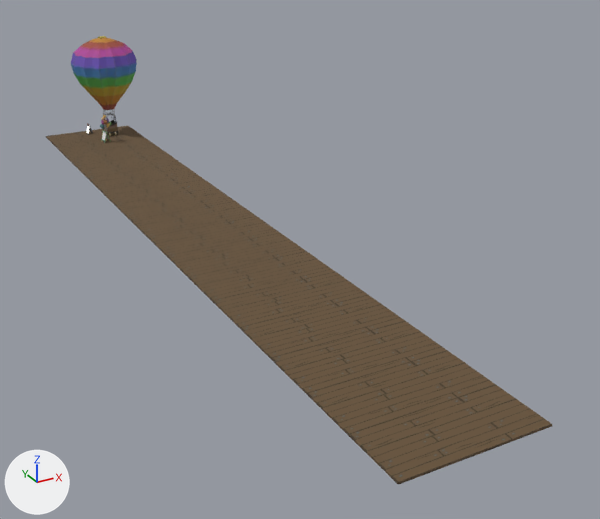
The glTF model public/models/stalls/stall_carny.glb as it was, and as the next commit left it.
Before and after are seen from a 50 mm camera at (-26.5, -66.7, 27.9) aimed at (6.3, -7.1, -1.9). The lights are fixed; the arrows at lower left show +X, +Y and +Z. The picture after the commit comes second. Where no turn or scale is listed for an object, it has been applied to the vertices.

The first picture shows 'Boardwalk', 'SM_Prop_Balloon_02', 'SM_Prop_Hot_Air_Balloon_01.002'.
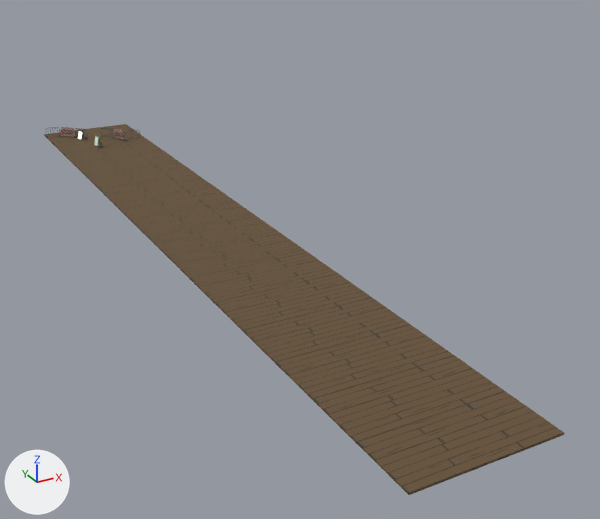
Where the change shows, as pixel boxes [x1, y1, x2, y2] in the pictures (600 x 519 px):
'Boardwalk', rescaled: before [46, 126, 552, 485]; after [44, 124, 564, 495]
'SM_Prop_Hot_Air_Balloon_01.002', deleted: before [71, 36, 137, 136]
'SM_Prop_Barricade_03', added: after [61, 127, 75, 137]
'SM_Prop_Balloon_02', deleted: before [100, 115, 111, 132]
'SM_Prop_Barricade_03.001', added: after [114, 129, 125, 141]

The edits, one by one:
Picture 'PolygonHorrorCarnival_Emissive_01_A' (img_polygonhorrorcarnival_emissive_01_a) is new.
Picture 'PolygonHorrorCarnival_Texture_01_A' (img_polygonhorrorcarnival_texture_01_a) is new.
Material 'PolygonHorrorCarnival_Mat_01_A' (mat_polygonhorrorcarnival_mat_01_a) is new.
Uses the picture img_polygonhorrorcarnival_emissive_01_a.
Uses the picture img_polygonhorrorcarnival_texture_01_a.
Mesh me_sm_prop_barricade_03 is new.
It has 192 vertices, 348 faces and spans x -1.0..1.0, y -0.2..0.2, z -0.69..0.69.
It uses material mat_polygonhorrorcarnival_mat_01_a.
Object 'Boardwalk' (ob_boardwalk) is rescaled from (38.6, 38.6, 38.6) to (38.6, 39.5, 38.6).
Object 'SM_Prop_Balloon_02' (ob_sm_prop_balloon_02) is deleted.
Object 'SM_Prop_Hot_Air_Balloon_01.002' (ob_sm_prop_hot_air_balloon_01_002) is deleted.
Object 'SM_Prop_Barricade_03.001' (ob_sm_prop_barricade_03_001) is new; it shows me_sm_prop_barricade_03.
Its location is (2.37, 31.97, 0.77).
Its rotation in degrees is (0, -0.2, 116).
Its scale is (0.887, 0.887, 0.887).
Object 'SM_Prop_Barricade_03' (ob_sm_prop_barricade_03) is new; it shows me_sm_prop_barricade_03.
Its location is (-2.87, 36.49, 0.68).
Its rotation in degrees is (0, 0, 143).
Its scale is (0.887, 0.887, 0.887).
